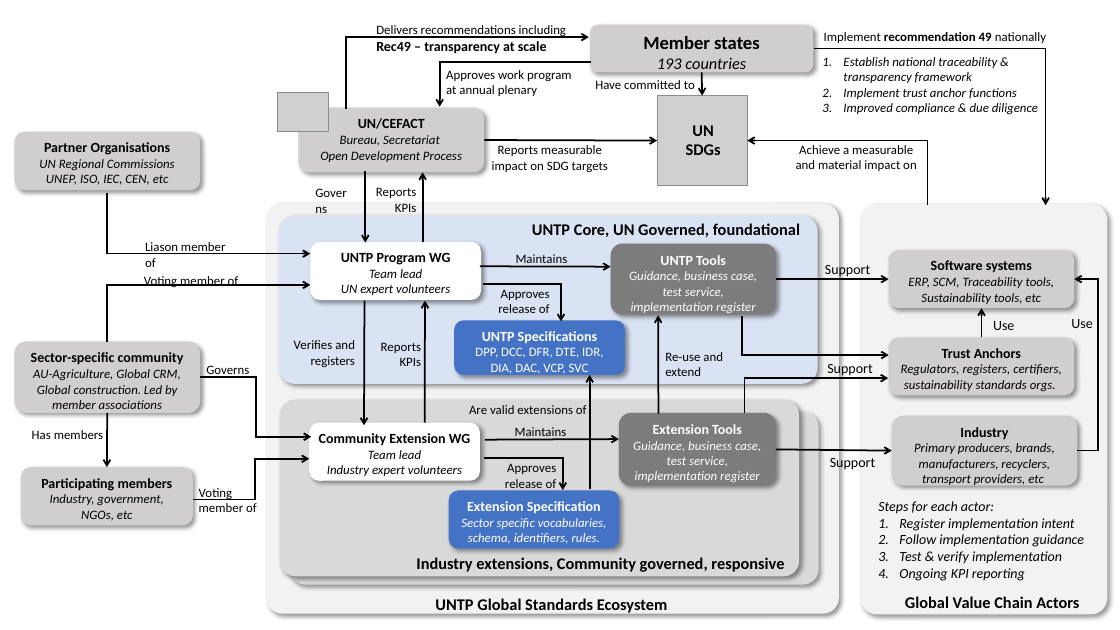
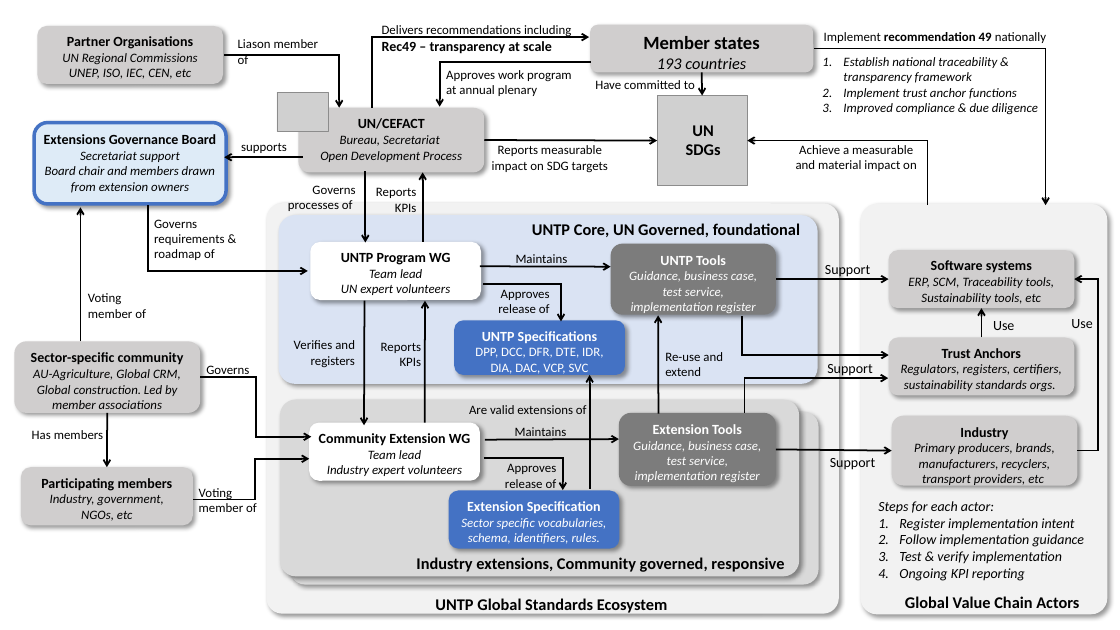
Before and after one commit to uncefact/spec-untp, a slide deck: slide 9 of website/docs/about/UNTP-Diagrams-About.pptx. Drawn at 1120x630 pixels with LibreOffice and Linux fonts; fonts in the diff are those of the drawing; grey boxes stand for pictures. Boxes give left, top, right and bottom in pixels: in the first picture for what was removed or moved away, otherwise in the second. Text is boxed around its words. In the diff, an @@ line names an element or a change of style, - is before the commit and + after.

Commit message:
Update to add UNTP Extensions Governance Board

```diff
--- a/website/docs/about/UNTP-Diagrams-About.pptx
+++ b/website/docs/about/UNTP-Diagrams-About.pptx
@@ rounded rectangle "Partner Organisations": place and size @@
-rounded rectangle "Partner Organisations" at box(14, 132, 200, 190)
+rounded rectangle "Partner Organisations" at box(37, 26, 223, 84)
@@ text "Delivers recommendations including Rec49 – ..." rewrapped from box(376, 25, 566, 54) to box(382, 41, 552, 54) @@
@@ elbow arrow moved from (108, 193) - (310, 254) to (224, 55) - (339, 108) @@
@@ text "Liason member of": place and size @@
-text "Liason member of" at box(145, 242, 226, 267)
+text "Liason member of" at box(238, 39, 319, 64)
@@ elbow arrow moved from (589, 37) - (346, 108) to (589, 37) - (372, 108) @@
@@ rounded rectangle added at box(34, 123, 227, 204), fill #DEEBF7, outline #4472C4 3 pt, 11 pt, text #000000, italic @@
+Extensions Governance Board
+Secretariat support
+Board chair and members drawn from extension owners
@@ text added at box(241, 143, 287, 153), 11 pt, text #000000 @@
+supports
@@ arrow added from (302, 157) to (224, 157), #000000 1.5 pt @@
@@ arrow added from (81, 341) to (81, 208), #000000 1.5 pt @@
@@ elbow arrow moved from (108, 343) - (310, 285) to (148, 205) - (308, 271) @@
@@ text at box(288, 185, 355, 211): text changed @@
-Governs
+Governs processes of
@@ text added at box(154, 219, 224, 260), 11 pt, text #000000 @@
+Governs requirements & roadmap of
@@ text "Voting member of" rewrapped from box(144, 276, 239, 287) to box(88, 293, 146, 318) @@
```
Also in this commit, not shown: 2 other files.
